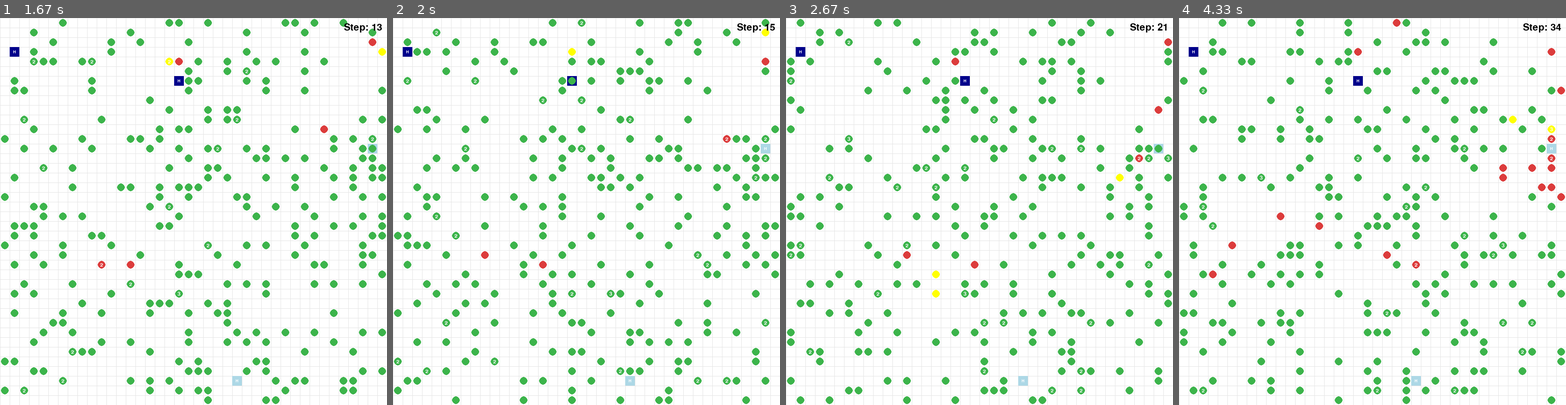
Above: before the commit, frames 1-4 (left to right).
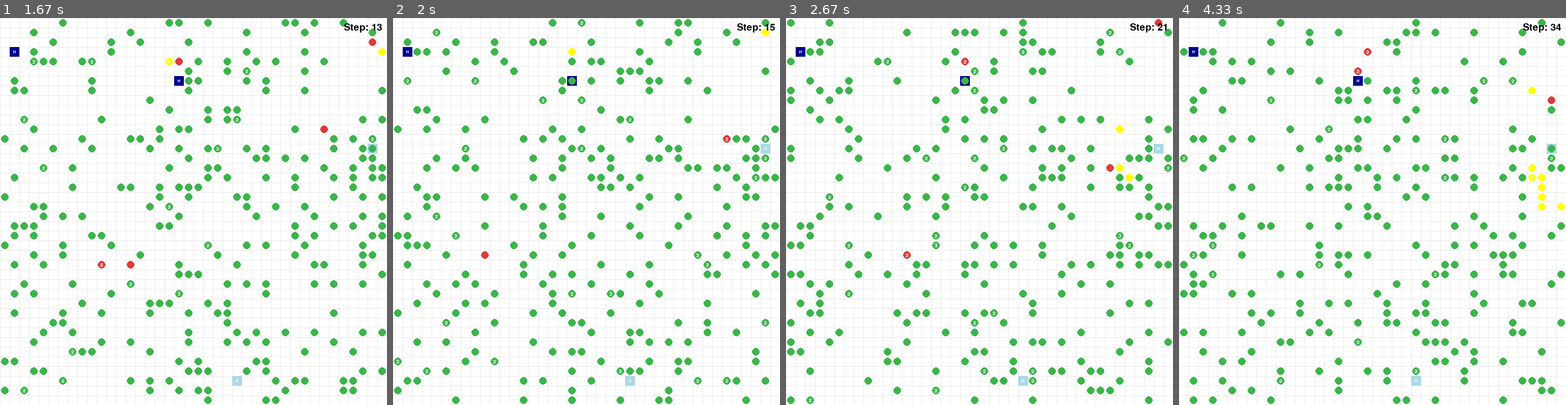
Above: after the commit, the same moments.

Repository: shaan101patel/Pandemic-Flu-Spread-Simulation
Game: pygame game, started from src/main.py
Two runs of this game, one before a commit and one after it. Both use one fixed random seed, a clock stepped at 60 frames per second and the inputs below.
Inputs:
- Up to frame 1 (1.67 s): no input
- Up to frame 2 (2 s): no input
- Up to frame 3 (2.67 s): no input
- Up to frame 4 (4.33 s): no input

Frame 1 is identical in both runs. In frame 2, less than 0.1% of the frame differs, in the area x 37-98%, y 10-65%; in frame 3, 13%; in frame 4, 14%, in the area x 0-100%, y 0-100%.

Commit message:
Agent Death Feature

Diff:
--- a/src/main.py
+++ b/src/main.py
@@ -65,7 +65,7 @@
             grid=map,
             agents=agents,
             hospitals=hospitals,
-            steps=300000,
+            steps=365,
             cell_size=20,
             fps=8,
             step_fn=step_fn,
--- a/src/simulation/engine.py
+++ b/src/simulation/engine.py
@@ -14,7 +14,7 @@
         x = np.random.randint(0, StateSpace)
         y = np.random.randint(0, StateSpace)
         vaccine_type = "Type 1" if i % 2 == 0 else "Type 2"
-        hosp = hospital.Hospital(location=(x, y), vaccine_capacity=10000, vaccine_type=vaccine_type, admin_speed=10000, bed_capacity=bed_capacity  * 100)
+        hosp = hospital.Hospital(location=(x, y), vaccine_capacity=10, vaccine_type=vaccine_type, admin_speed=5, bed_capacity=bed_capacity  * 100)
         hospitals.append(hosp)
     return hospitals
 
@@ -98,8 +98,12 @@
 
 
 def isTerminationConditionMet(agents):
-    all_healthy = all(ag.health == "healthy" for ag in agents)
-    all_infected = all(ag.health in ["infected", "infectious"] for ag in agents)
+    living_agents = [ag for ag in agents if ag.health != "dead"]
+    if not living_agents:
+        return True
+
+    all_healthy = all(ag.health == "healthy" for ag in living_agents)
+    all_infected = all(ag.health in ["infected", "infectious"] for ag in living_agents)
     return all_healthy or all_infected
 
 
@@ -119,6 +123,9 @@
     active_hospitals = [h for h in hospitals if h.active]
 
     for ag in agents:
+        if ag.health == "dead":
+            continue
+
         # given that symptoms often appearing around 5-6 days after exposure. and a chance of infected constanlty chaning minds about 50% of the time:
         if ag.healthStatus() != "healthy" and active_hospitals and ag.days_infected >= 6 and np.random.rand() < 0.5:
             findHosp(active_hospitals, ag, StateSpace)
@@ -129,6 +136,8 @@
     # Group agents by location
     location_agents = {}
     for ag in agents:
+        if ag.health == "dead":
+            continue
         loc = ag.location
         if loc not in location_agents:
             location_agents[loc] = []
@@ -153,11 +162,25 @@
             ag.days_infected += 1
             if ag.days_infected > 5:
                 ag.updateHealth("infectious")
+        elif ag.health == "infectious":
+            ag.days_infected += 1
+            # If a agent has been infectious and is not immune and has not recived a vaccine within 2 day
+            # infectious starts after day 5. So > 7 means they have been infectious for more than 2 days.
+            if ag.days_infected > 15:
+                # Mean: -0.0189952, SD: 100.84830196 (Corrected SD from 0.84... to 100.84...)
+                risk_score = abs(np.random.normal(-0.0189952, 0.084830196))
+                print(f"Agent {ag.id} risk score: {risk_score}")
+
+                # If the risk score is higher than a random number between 0 and 1, the agent dies.
+                # (Negative scores will never kill, scores > 1 will always kill)
+                if risk_score > np.random.rand():
+                    ag.updateHealth("dead")
+                    print(f"Agent {ag.id} has died after being infectious for {ag.days_infected} days.")
 
     # --- Hospital Interaction Logic ---
     for hosp in hospitals:
         # Count agents at this hospital's location
-        patients_here = [ag for ag in agents if ag.location == hosp.location]
+        patients_here = [ag for ag in agents if ag.location == hosp.location and ag.health != "dead"]
         hosp.update_occupancy(len(patients_here))
 
         if hosp.active:
@@ -173,6 +196,8 @@
         x, y = hosp.location
         grid.addHospital(x, y, idx)
     for ag in agents:
+        if ag.health == "dead":
+            continue
         x, y = ag.location
         grid.addAgent(x, y, ag.id)
 
--- a/src/visulation/pygame_visualizer.py
+++ b/src/visulation/pygame_visualizer.py
@@ -57,6 +57,8 @@
     # Group agents by location
     location_agents = {}
     for ag in agents:
+        if ag.health == "dead":
+            continue
         loc = ag.location
         if loc not in location_agents:
             location_agents[loc] = []
